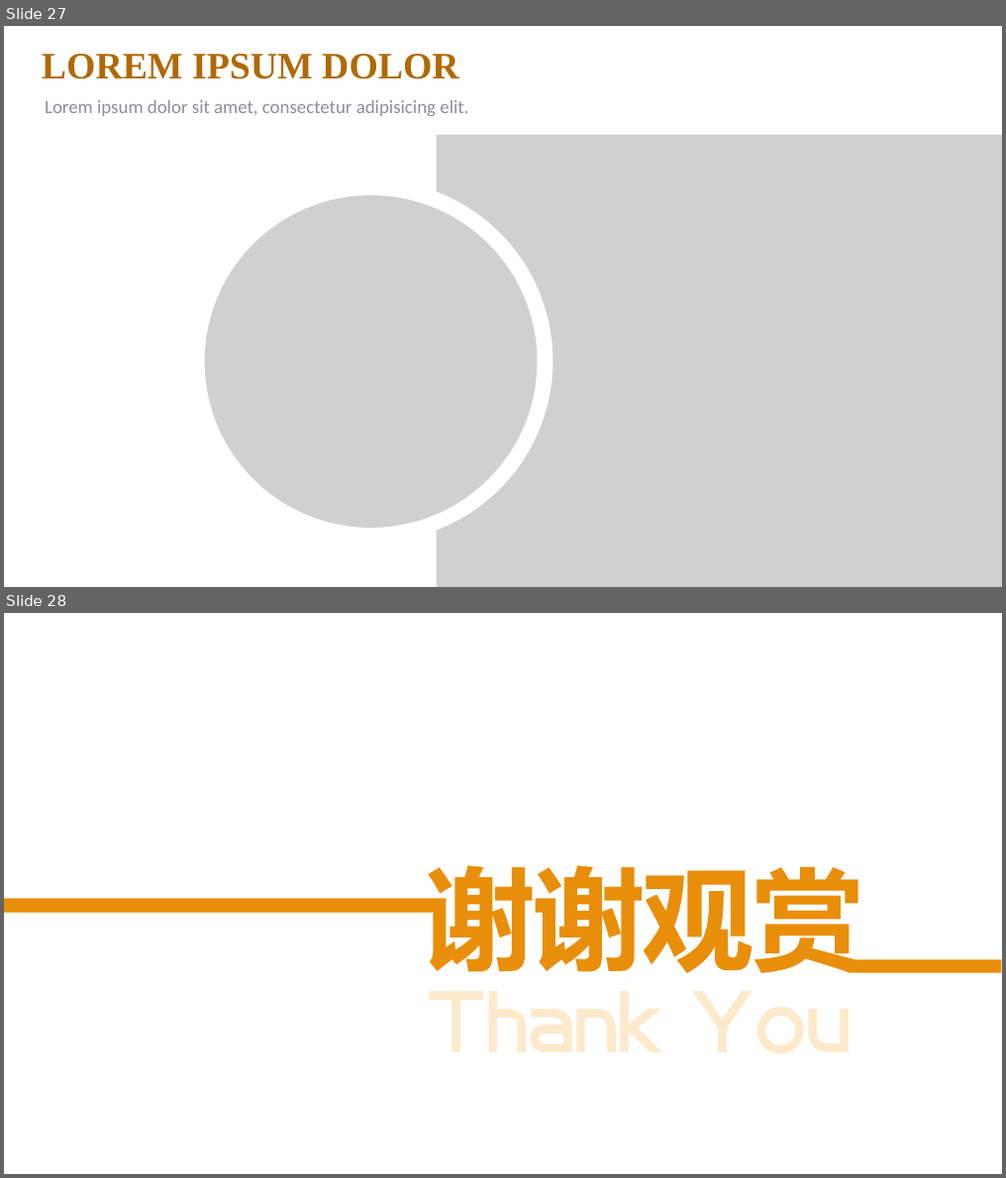
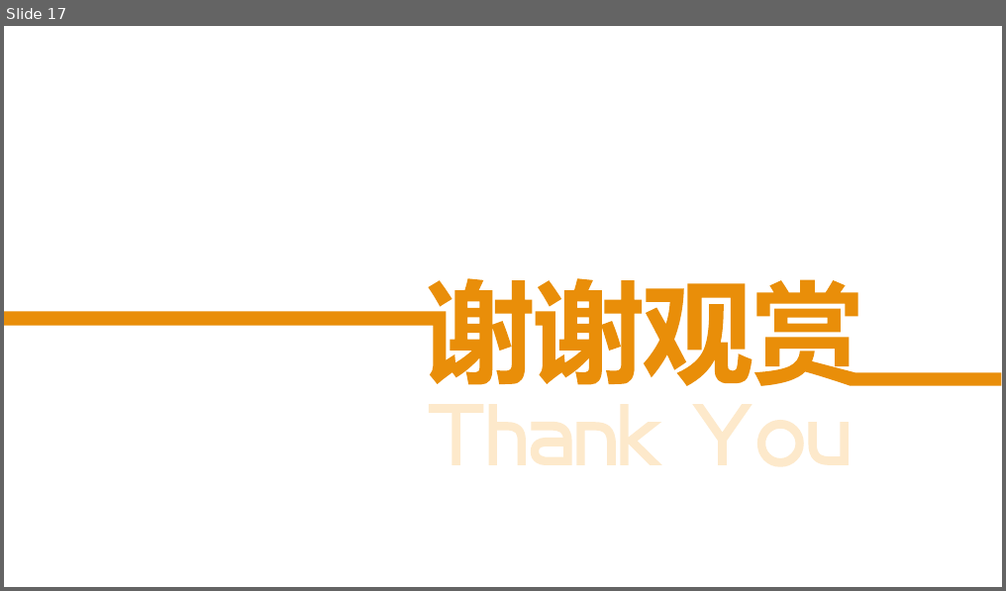
Before and after one commit to FredJiangFei/freetalk, a slide deck: 17.5/橙子.pptx. Shown one above the other, each under a label of ours: slides 27 and 28 before the commit, slide 17 after it. The pictures are 1006x1178 and 1006x591 pixels, drawn with LibreOffice and Linux fonts; fonts in the diff are those of the drawing; grey boxes stand for pictures; background and template pictures are left out. Boxes give left, top, right and bottom in pixels: in the first picture for what was removed or moved away, otherwise in the second. Text is boxed around its words. In the diff, an @@ line names an element or a change of style, - is before the commit and + after.

```diff
--- a/17.5/橙子.pptx
+++ b/17.5/橙子.pptx
@@ slide 27 removed at (x1=4, y1=26, x2=1002, y2=587), background picture (left out); not listed: 1 template element that a slide beside it also shows @@
@@ text removed at (x1=42, y1=54, x2=458, y2=79) @@
-LOREM IPSUM DOLOR
@@ text removed at (x1=45, y1=100, x2=468, y2=116) @@
-Lorem ipsum dolor sit amet, consectetur adipisicing elit.
@@ picture removed at (x1=437, y1=135, x2=1002, y2=587) @@
@@ picture removed at (x1=205, y1=195, x2=537, y2=528) @@
@@ what was slide 28 is now slide 17 @@
```
Also in this commit, not shown: 4 slides changed, 9 slides added, 20 other slides removed, 1 other file.
